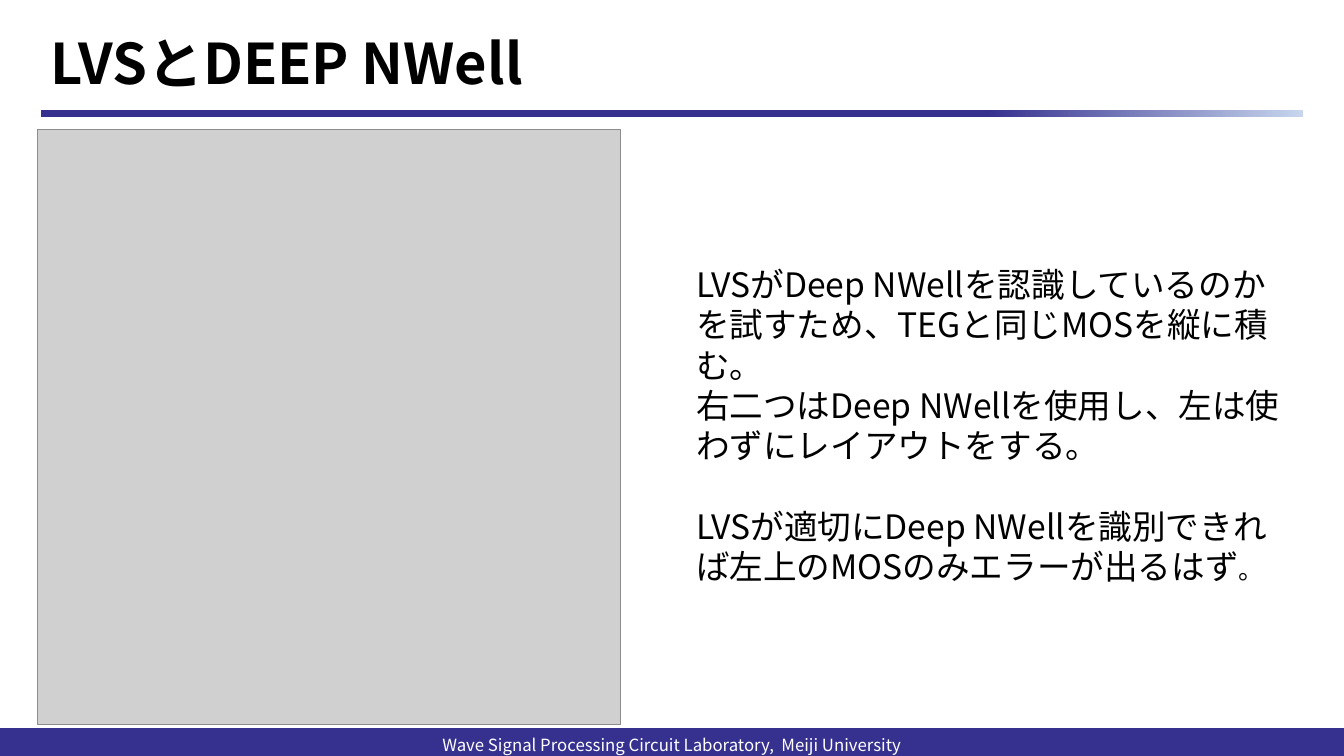
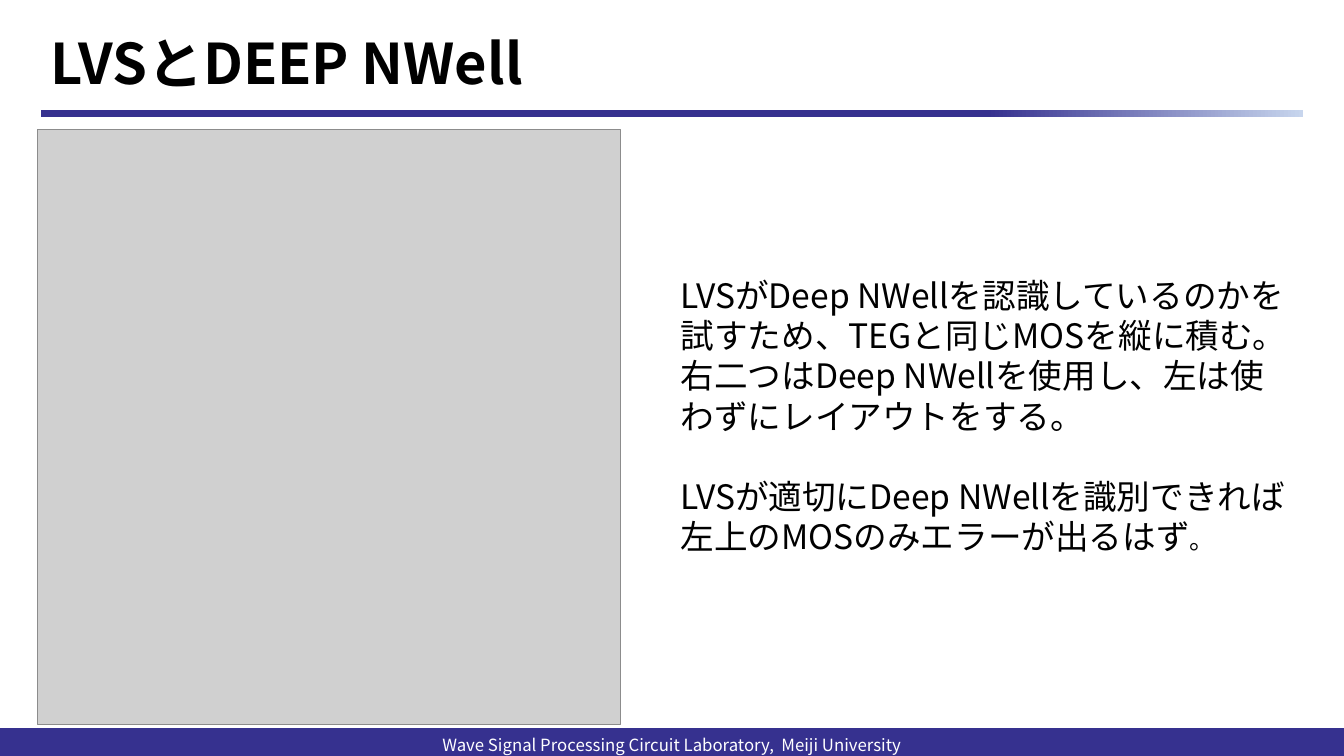
Before and after one commit to kjm-desktop10400/reserch, a slide deck: slide 2 of folded_gilbert/試作/20240122/集積回路設計ミーティング.pptx. Drawn at 1344x756 pixels with LibreOffice and Linux fonts; fonts in the diff are those of the drawing; grey boxes stand for pictures; background and template pictures are left out. Boxes give left, top, right and bottom in pixels: in the first picture for what was removed or moved away, otherwise in the second. Text is boxed around its words. In the diff, an @@ line names an element or a change of style, - is before the commit and + after.

```diff
--- a/folded_gilbert/試作/20240122/集積回路設計ミーティング.pptx
+++ b/folded_gilbert/試作/20240122/集積回路設計ミーティング.pptx
@@ text "LVSがDeep NWellを認識しているのかを試すため、TEGと同じMOSを縦に積む。" rewrapped from [696,268,1279,581] to [681,279,1287,551] @@
```
Also in this commit, not shown: 4 slides added, 33 other files.
